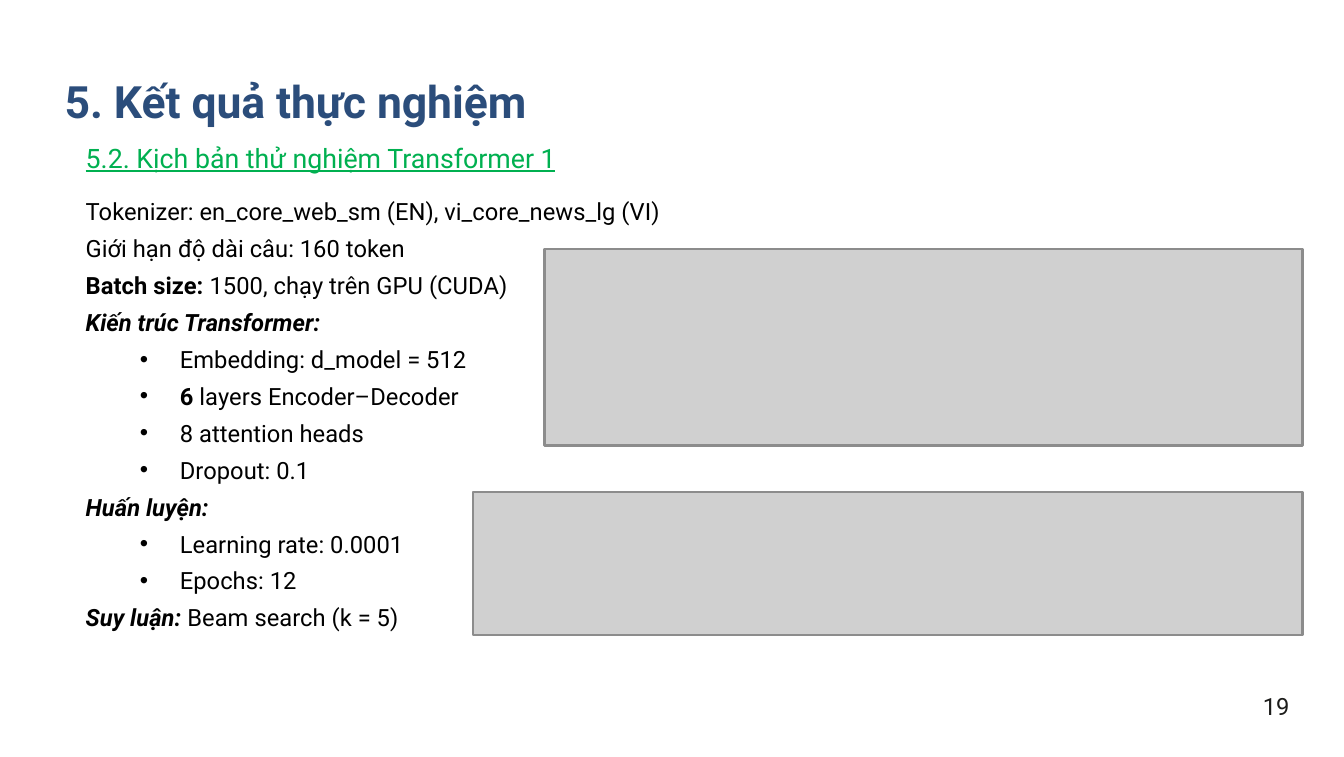
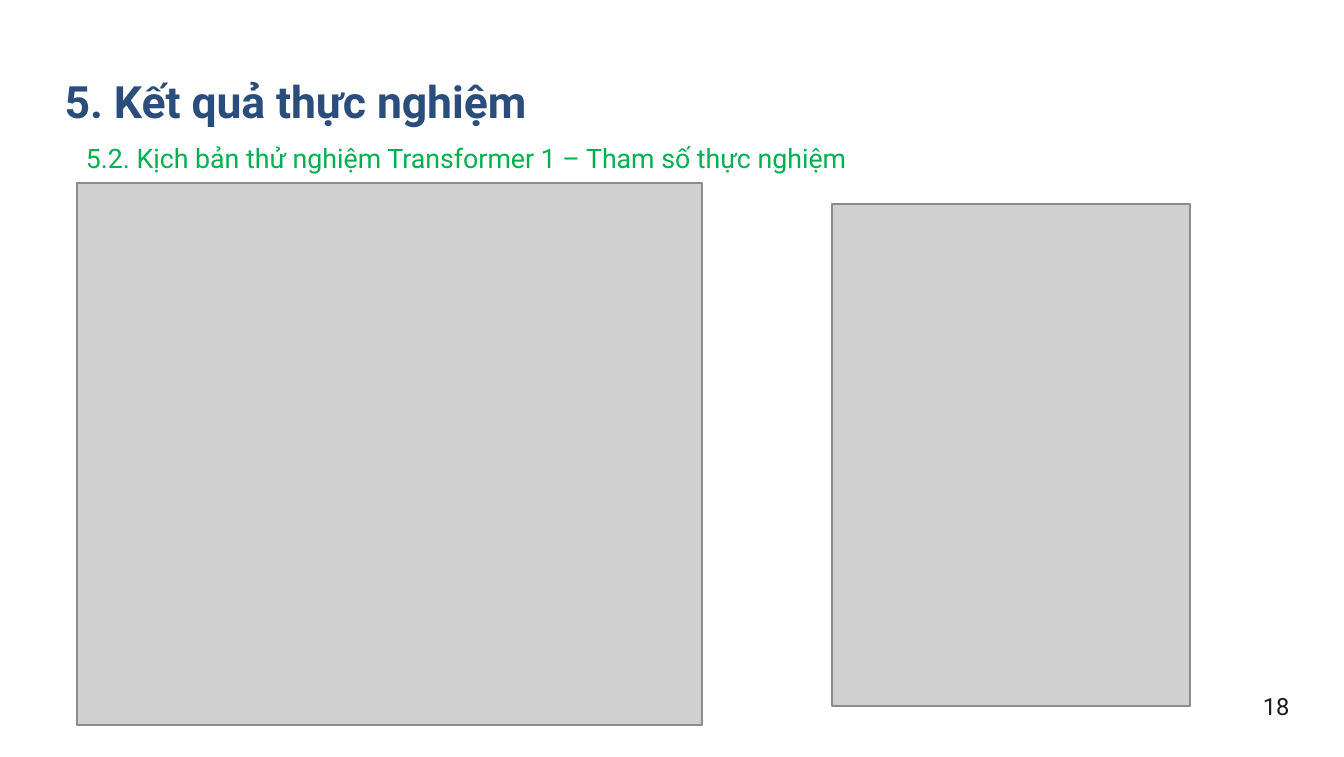
Before and after one commit to levanmanhbka/ptit_nlp, a slide deck: slide 19 of docs/Nhom12_SlideBaoCaoCuoiKy.pptx (slide 20 before the commit). Drawn at 1344x757 pixels with LibreOffice and Linux fonts; fonts in the diff are those of the drawing; grey boxes stand for pictures. Boxes give left, top, right and bottom in pixels: in the first picture for what was removed or moved away, otherwise in the second. Text is boxed around its words. In the diff, an @@ line names an element or a change of style, - is before the commit and + after.

```diff
--- a/docs/Nhom12_SlideBaoCaoCuoiKy.pptx
+++ b/docs/Nhom12_SlideBaoCaoCuoiKy.pptx
@@ text at bbox=[86, 146, 847, 174]: text changed @@
-5.2. Kịch bản thử nghiệm Transformer 1
+5.2. Kịch bản thử nghiệm Transformer 1 – Tham số thực nghiệm
@@ picture added at bbox=[77, 184, 703, 726] @@
@@ text removed at bbox=[86, 201, 659, 632] @@
-Tokenizer: en_core_web_sm (EN), vi_core_news_lg (VI)
-Giới hạn độ dài câu: 160 token
-Batch size: 1500, chạy trên GPU (CUDA)
-Kiến trúc Transformer:
-• Embedding: d_model = 512
-• 6 layers Encoder–Decoder
-• 8 attention heads
-• Dropout: 0.1
-Huấn luyện:
-• Learning rate: 0.0001
-• Epochs: 12
-Suy luận: Beam search (k = 5)
@@ picture added at bbox=[833, 205, 1192, 707] @@
@@ picture removed at bbox=[545, 250, 1303, 447] @@
@@ picture removed at bbox=[474, 491, 1303, 635] @@
@@ text at bbox=[1263, 698, 1290, 716]: text changed @@
-19
+18
```
Also in this commit, not shown: 12 other slides changed, 9 slides added, 1 slide removed.
